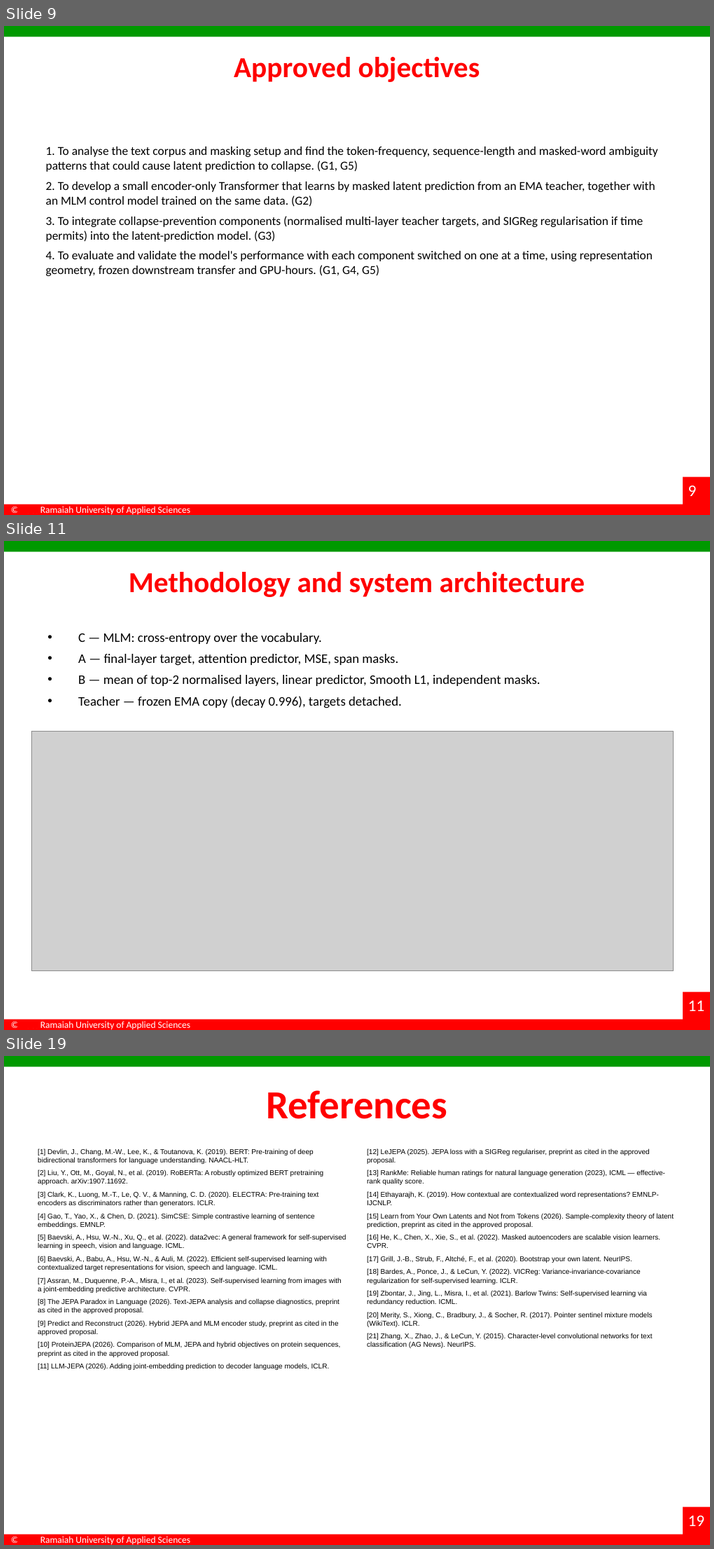
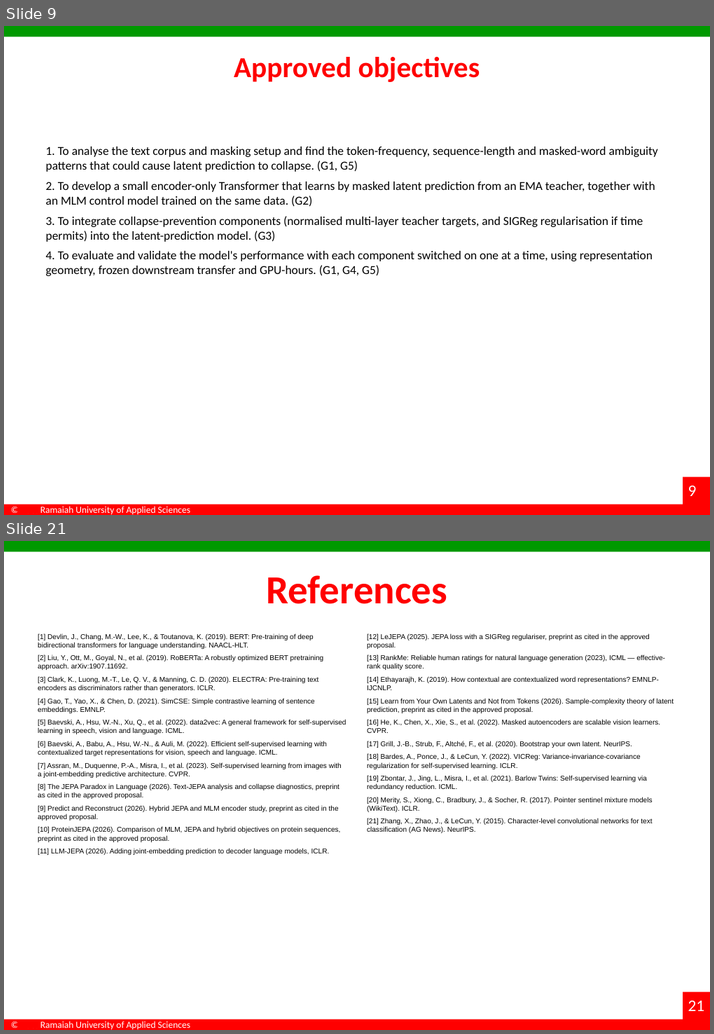
Before and after one commit to dakshadev/7th-sem, a slide deck: docs/Interim_Project_Presentation_7th-sem.pptx. Shown one above the other, each under a label of ours: slides 9, 11 and 19 before the commit, slides 9 and 21 after it; the slides between them are not shown. The pictures are 714x1549 and 714x1034 pixels, drawn with LibreOffice and Linux fonts; fonts in the diff are those of the drawing; grey boxes stand for pictures; background and template pictures are left out. Boxes give left, top, right and bottom in pixels: in the first picture for what was removed or moved away, otherwise in the second. Text is boxed around its words. In the diff, an @@ line names an element or a change of style, - is before the commit and + after.

```diff
--- a/docs/Interim_Project_Presentation_7th-sem.pptx
+++ b/docs/Interim_Project_Presentation_7th-sem.pptx
@@ slide 11 removed at [4,541,710,1030], background #FFFFFF; not listed: 6 template elements that a slide beside it also shows @@
@@ title removed at [129,572,585,597] @@
-Methodology and system architecture
@@ text removed at [78,633,540,708] @@
-• C — MLM: cross-entropy over the vocabulary.
-• A — final-layer target, attention predictor, MSE, span masks.
-• B — mean of top-2 normalised layers, linear predictor, Smooth L1, independent masks.
-• Teacher — frozen EMA copy (decay 0.996), targets detached.
@@ picture removed at [31,731,673,970] @@
@@ what was slide 19 is now slide 21 @@
@@ page number at [688,1000,705,1011]: text changed @@
-19
+21
```
Also in this commit, not shown: 5 slides changed, 4 slides added, 1 other slide removed, 26 other files.
